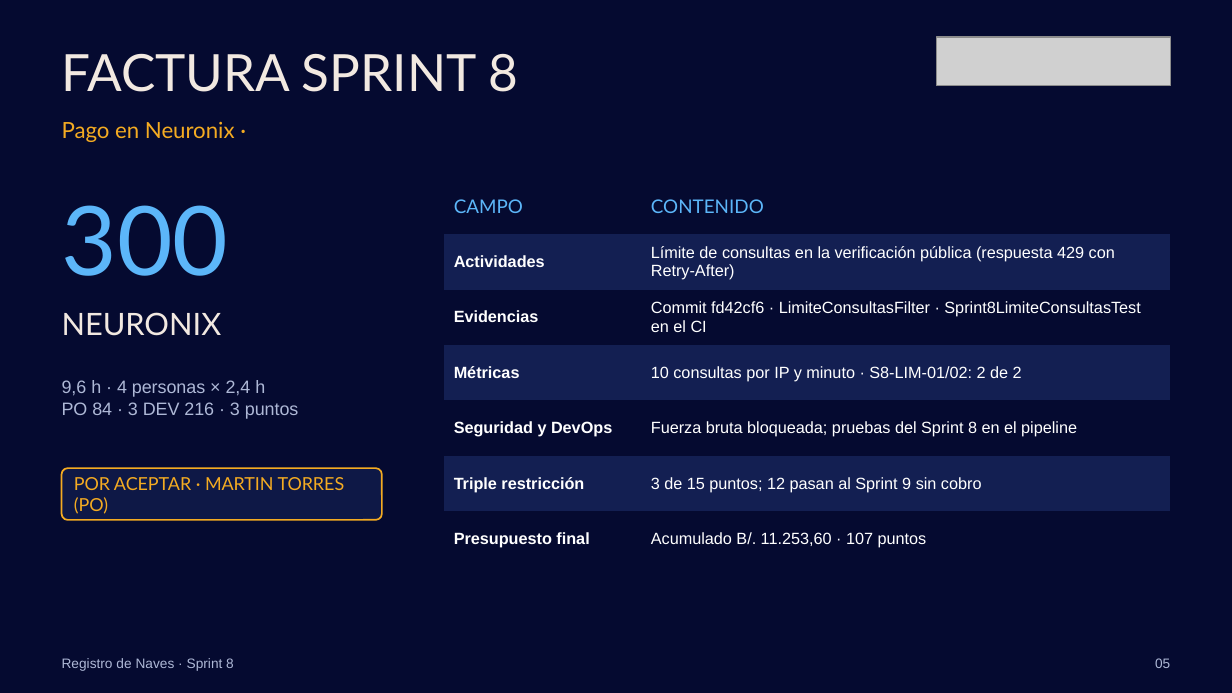
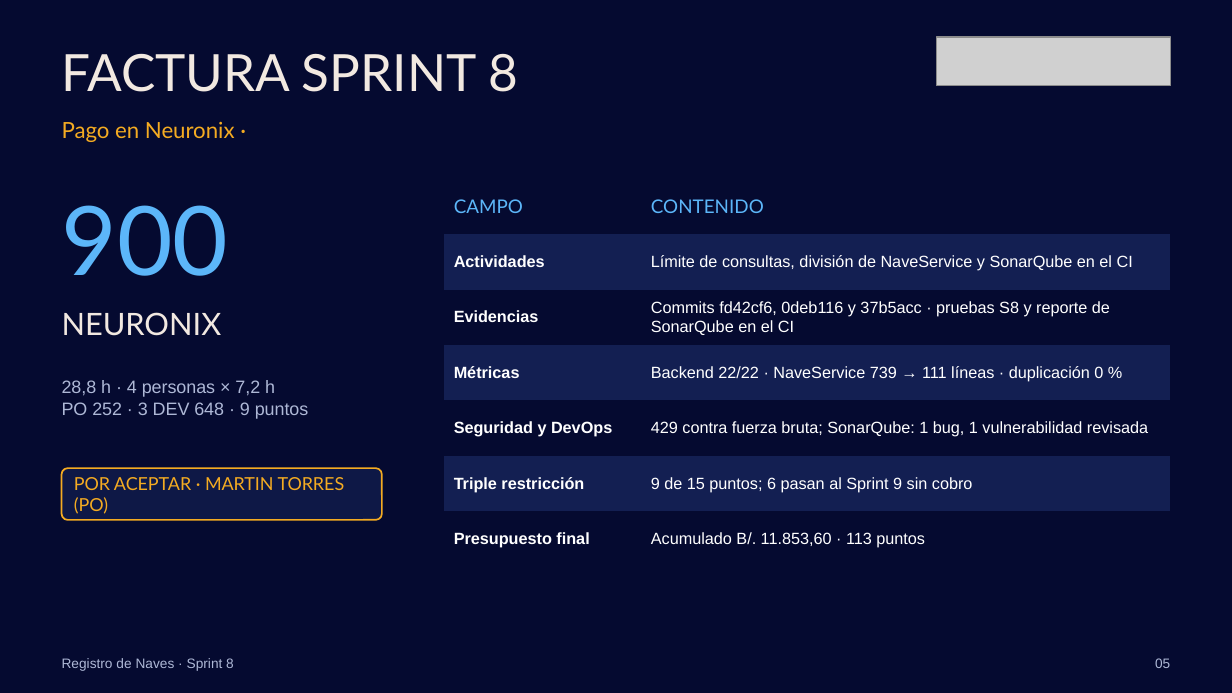
Before and after one commit to torres-martin/registro-maritimo-digital, a slide deck: slide 5 of docs/Sprint8-RegistroNaves.pptx. Drawn at 1232x693 pixels with LibreOffice and Linux fonts; fonts in the diff are those of the drawing; grey boxes stand for pictures. Boxes give left, top, right and bottom in pixels: in the first picture for what was removed or moved away, otherwise in the second. Text is boxed around its words. In the diff, an @@ line names an element or a change of style, - is before the commit and + after.

```diff
--- a/docs/Sprint8-RegistroNaves.pptx
+++ b/docs/Sprint8-RegistroNaves.pptx
@@ table at [444, 179, 1170, 567] @@
-row 2, column 2: Límite de consultas en la verificación pública (respuesta 429 con Retry-After)
+row 2, column 2: Límite de consultas, división de NaveService y SonarQube en el CI
-row 3, column 2: Commit fd42cf6 · LimiteConsultasFilter · Sprint8LimiteConsultasTest en el CI
+row 3, column 2: Commits fd42cf6, 0deb116 y 37b5acc · pruebas S8 y reporte de SonarQube en el CI
-row 4, column 2: 10 consultas por IP y minuto · S8-LIM-01/02: 2 de 2
+row 4, column 2: Backend 22/22 · NaveService 739 → 111 líneas · duplicación 0 %
-row 5, column 2: Fuerza bruta bloqueada; pruebas del Sprint 8 en el pipeline
+row 5, column 2: 429 contra fuerza bruta; SonarQube: 1 bug, 1 vulnerabilidad revisada
-row 6, column 2: 3 de 15 puntos; 12 pasan al Sprint 9 sin cobro
+row 6, column 2: 9 de 15 puntos; 6 pasan al Sprint 9 sin cobro
-row 7, column 2: Acumulado B/. 11.253,60 · 107 puntos
+row 7, column 2: Acumulado B/. 11.853,60 · 113 puntos
@@ text at [62, 205, 229, 276]: text changed @@
-300
+900
@@ text at [62, 380, 309, 419]: text changed @@
-9,6 h · 4 personas × 2,4 h
-PO 84 · 3 DEV 216 · 3 puntos
+28,8 h · 4 personas × 7,2 h
+PO 252 · 3 DEV 648 · 9 puntos
```
Also in this commit, not shown: 4 other slides changed, 2 other files.
